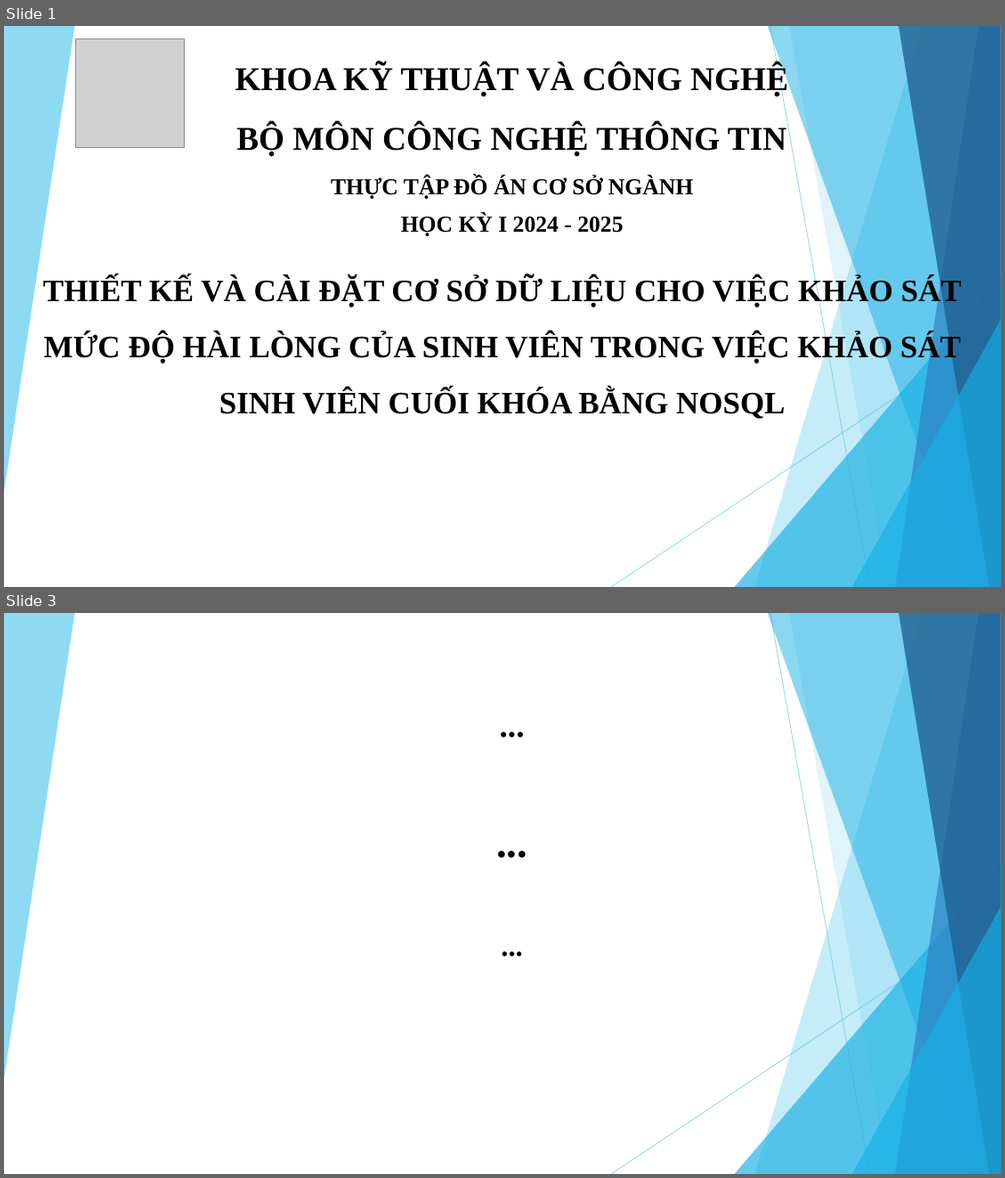
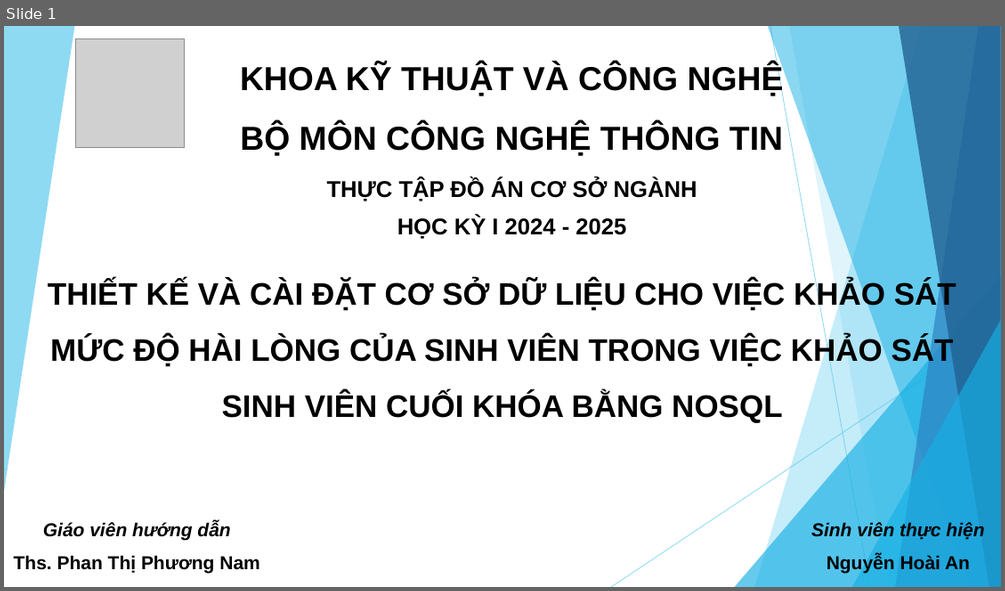
Before and after one commit to annh5393/csn-da22ttc-nguyenhoaian-dbkhaosatcuoikhoa-mongodb, a slide deck: thesis/abs/SlideBaoCao_CSN.pptx. Shown one above the other, each under a label of ours: slides 1 and 3 before the commit, slide 1 after it; the slides between them are not shown. The pictures are 1005x1178 and 1005x591 pixels, drawn with LibreOffice and Linux fonts; fonts in the diff are those of the drawing; grey boxes stand for pictures. Boxes give left, top, right and bottom in pixels: in the first picture for what was removed or moved away, otherwise in the second. Text is boxed around its words. In the diff, an @@ line names an element or a change of style, - is before the commit and + after.

```diff
--- a/thesis/abs/SlideBaoCao_CSN.pptx
+++ b/thesis/abs/SlideBaoCao_CSN.pptx
@@ slide 3 removed at box(4, 613, 1001, 1174), background #FFFFFF; not listed: 10 template elements that a slide beside it also shows @@
@@ title removed at box(72, 613, 953, 747) @@
-...
@@ text removed at box(72, 787, 953, 868) @@
-...
@@ subtitle removed at box(72, 906, 953, 1107) @@
-...
@@ slide 1 changed as well @@
@@ font Times New Roman to Arial in 3 elements at box(240, 64, 784, 156), box(327, 178, 697, 239), box(48, 280, 956, 423) @@
@@ text added at box(14, 522, 259, 573), 18 pt, text #000000, bold @@
+Giáo viên hướng dẫn
+Ths. Phan Thị Phương Nam
@@ text added at box(811, 522, 984, 572), 18 pt, text #000000, bold, italic @@
+Sinh viên thực hiện
+Nguyễn Hoài An
```
Also in this commit, not shown: 14 slides added, 1 other slide removed, 6 other files.
